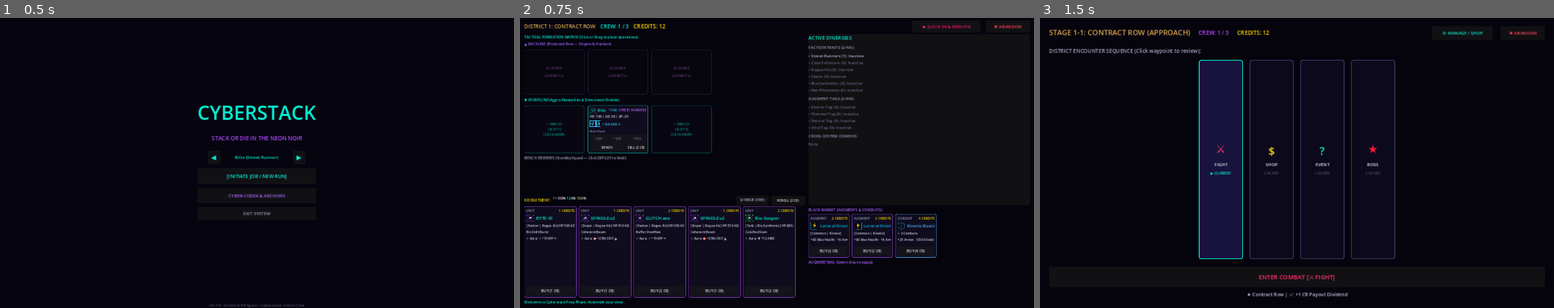
Above: before the commit, frames 1-3 (left to right).
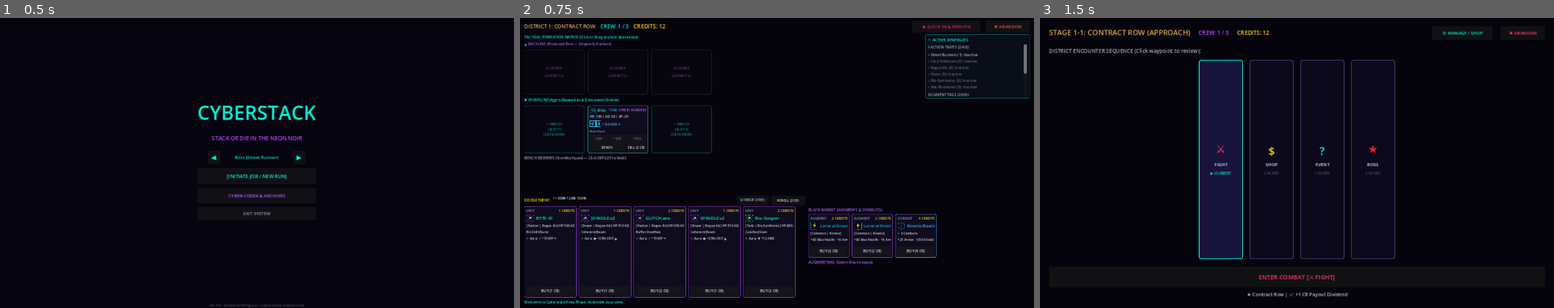
Above: after the commit, the same moments.

Repository: TheStickface/Cyberstack
Game: Godot game, scene res://src/ui/screens/Main.tscn
Same seed, same stepped clock (60 frames per second), same inputs: the game is played once before the commit and once after it.
Inputs:
- Up to frame 1 (0.5 s): no input
- Up to frame 2 (0.75 s): click "[INITIATE JOB / NEW RUN]" at 0.5 s
- Up to frame 3 (1.5 s): click "▶ [LOCK IN & DEPLOY]" at 1.25 s

Frame 1 is identical in both runs. In frame 2, 1.8% of the frame differs, in the area x 56-100%, y 5-44%; in frame 3, nothing differs.

Commit message:
fix(ui): reduce active synergy tracker into compact scrollable upper-right window

Diff:
--- a/src/ui/components/SynergyTrackerHUD.gd
+++ b/src/ui/components/SynergyTrackerHUD.gd
@@ -7,16 +7,20 @@
 const SynergyTooltipScript = preload("res://src/ui/components/SynergyTooltip.gd")
 const DataRepoScript = preload("res://src/systems/DataRepository.gd")
 
-@onready var faction_list: VBoxContainer = $VBox/FactionList
-@onready var tag_list: VBoxContainer = $VBox/TagList
-@onready var combo_list: VBoxContainer = $VBox/ComboList
+@onready var faction_list: VBoxContainer = _find_list("FactionList")
+@onready var tag_list: VBoxContainer = _find_list("TagList")
+@onready var combo_list: VBoxContainer = _find_list("ComboList")
 
 var repo: Object = null
+
+func _find_list(node_name: String) -> VBoxContainer:
+	var node = find_child(node_name, true, false)
+	return node as VBoxContainer
 
 func _get_repo() -> Object:
 	if repo != null:
 		return repo
-	if get_node_or_null("/root/GameManager") and get_node("/root/GameManager").active_run_manager:
+	if is_inside_tree() and get_node_or_null("/root/GameManager") and get_node("/root/GameManager").active_run_manager:
 		var rm = get_node("/root/GameManager").active_run_manager
 		if rm._repo:
 			repo = rm._repo
@@ -32,10 +36,11 @@
 	_update_combos(report)
 
 func _update_factions(report: SynergyReport) -> void:
-	if not faction_list:
+	var target_list = faction_list if faction_list else _find_list("FactionList")
+	if not target_list:
 		return
 
-	for child in faction_list.get_children():
+	for child in target_list.get_children():
 		child.queue_free()
 
 	var r = _get_repo()
@@ -58,13 +63,14 @@
 		var color = Color(0, 0.95, 0.83) if is_active else (Color(0.7, 0.7, 0.8) if count > 0 else Color(0.4, 0.4, 0.5))
 
 		var item = SynergyHUDItem.new(display_text, "faction", fac_res, count, color)
-		faction_list.add_child(item)
+		target_list.add_child(item)
 
 func _update_tags(report: SynergyReport) -> void:
-	if not tag_list:
+	var target_list = tag_list if tag_list else _find_list("TagList")
+	if not target_list:
 		return
 
-	for child in tag_list.get_children():
+	for child in target_list.get_children():
 		child.queue_free()
 
 	var r = _get_repo()
@@ -85,13 +91,14 @@
 		var color = Color(0.7, 0.3, 1.0) if is_active else (Color(0.7, 0.7, 0.8) if count > 0 else Color(0.4, 0.4, 0.5))
 
 		var item = SynergyHUDItem.new(display_text, "tag", tag_res, count, color)
-		tag_list.add_child(item)
+		target_list.add_child(item)
 
 func _update_combos(report: SynergyReport) -> void:
-	if not combo_list:
+	var target_list = combo_list if combo_list else _find_list("ComboList")
+	if not target_list:
 		return
 
-	for child in combo_list.get_children():
+	for child in target_list.get_children():
 		child.queue_free()
 
 	if report == null or report.cross_system_bonuses.is_empty():
@@ -99,7 +106,7 @@
 		empty_lbl.text = "None"
 		empty_lbl.add_theme_font_size_override("font_size", 9)
 		empty_lbl.add_theme_color_override("font_color", Color(0.4, 0.4, 0.5))
-		combo_list.add_child(empty_lbl)
+		target_list.add_child(empty_lbl)
 		return
 
 	for combo in report.cross_system_bonuses:
@@ -107,9 +114,9 @@
 		lbl.text = "★ %s" % combo.name
 		lbl.tooltip_text = "[%s]\n%s" % [combo.name, combo.description]
 		lbl.mouse_filter = Control.MOUSE_FILTER_PASS
-		lbl.add_theme_font_size_override("font_size", 10)
+		lbl.add_theme_font_size_override("font_size", 9)
 		lbl.add_theme_color_override("font_color", Color(1, 0.2, 0.5))
-		combo_list.add_child(lbl)
+		target_list.add_child(lbl)
 
 class SynergyHUDItem extends Label:
 	var item_type: String = ""
@@ -123,7 +130,7 @@
 		current_count = p_count
 		mouse_filter = Control.MOUSE_FILTER_PASS
 		tooltip_text = "synergy_details"
-		add_theme_font_size_override("font_size", 10)
+		add_theme_font_size_override("font_size", 9)
 		add_theme_color_override("font_color", p_color)
 
 	func _make_custom_tooltip(_for_text: String) -> Object:
--- a/src/ui/components/SynergyTrackerHUD.tscn
+++ b/src/ui/components/SynergyTrackerHUD.tscn
@@ -1,50 +1,83 @@
-[gd_scene load_steps=2 format=3]
+[gd_scene load_steps=3 format=3]
 
 [ext_resource type="Script" path="res://src/ui/components/SynergyTrackerHUD.gd" id="1_hud"]
 
+[sub_resource type="StyleBoxFlat" id="StyleBoxFlat_synergy"]
+bg_color = Color(0.04, 0.06, 0.1, 0.88)
+border_width_left = 1
+border_width_top = 1
+border_width_right = 1
+border_width_bottom = 1
+border_color = Color(0, 0.95, 0.83, 0.35)
+corner_radius_top_left = 4
+corner_radius_top_right = 4
+corner_radius_bottom_right = 4
+corner_radius_bottom_left = 4
+
 [node name="SynergyTrackerHUD" type="PanelContainer"]
-custom_minimum_size = Vector2(200, 300)
-offset_right = 200.0
-offset_bottom = 300.0
+custom_minimum_size = Vector2(260, 160)
+offset_right = 260.0
+offset_bottom = 160.0
 mouse_filter = 0
+theme_override_styles/panel = SubResource("StyleBoxFlat_synergy")
 script = ExtResource("1_hud")
 
-[node name="VBox" type="VBoxContainer" parent="."]
+[node name="Margin" type="MarginContainer" parent="."]
 layout_mode = 2
-theme_override_constants/separation = 6
+theme_override_constants/margin_left = 6
+theme_override_constants/margin_top = 5
+theme_override_constants/margin_right = 6
+theme_override_constants/margin_bottom = 5
 
-[node name="Header" type="Label" parent="VBox"]
+[node name="VBox" type="VBoxContainer" parent="Margin"]
+layout_mode = 2
+theme_override_constants/separation = 4
+
+[node name="Header" type="Label" parent="Margin/VBox"]
 layout_mode = 2
 theme_override_colors/font_color = Color(0, 0.95, 0.83, 1)
-theme_override_font_sizes/font_size = 12
-text = "ACTIVE SYNERGIES"
+theme_override_font_sizes/font_size = 10
+text = "⚡ ACTIVE SYNERGIES"
 
-[node name="FactionHeader" type="Label" parent="VBox"]
+[node name="SynergyScroll" type="ScrollContainer" parent="Margin/VBox"]
 layout_mode = 2
-theme_override_colors/font_color = Color(0.6, 0.6, 0.7, 1)
-theme_override_font_sizes/font_size = 10
+size_flags_vertical = 3
+mouse_filter = 1
+horizontal_scroll_mode = 0
+vertical_scroll_mode = 1
+
+[node name="ScrollContent" type="VBoxContainer" parent="Margin/VBox/SynergyScroll"]
+layout_mode = 2
+size_flags_horizontal = 3
+size_flags_vertical = 3
+theme_override_constants/separation = 4
+
+[node name="FactionHeader" type="Label" parent="Margin/VBox/SynergyScroll/ScrollContent"]
+layout_mode = 2
+theme_override_colors/font_color = Color(0.65, 0.65, 0.75, 1)
+theme_override_font_sizes/font_size = 9
 text = "FACTION TRAITS (2/4/6):"
 
-[node name="FactionList" type="VBoxContainer" parent="VBox"]
+[node name="FactionList" type="VBoxContainer" parent="Margin/VBox/SynergyScroll/ScrollContent"]
 layout_mode = 2
-theme_override_constants/separation = 2
+theme_override_constants/separation = 1
 
-[node name="TagHeader" type="Label" parent="VBox"]
+[node name="TagHeader" type="Label" parent="Margin/VBox/SynergyScroll/ScrollContent"]
 layout_mode = 2
-theme_override_colors/font_color = Color(0.6, 0.6, 0.7, 1)
-theme_override_font_sizes/font_size = 10
+theme_override_colors/font_color = Color(0.65, 0.65, 0.75, 1)
+theme_override_font_sizes/font_size = 9
 text = "AUGMENT TAGS (2/4/6):"
 
-[node name="TagList" type="VBoxContainer" parent="VBox"]
+[node name="TagList" type="VBoxContainer" parent="Margin/VBox/SynergyScroll/ScrollContent"]
 layout_mode = 2
-theme_override_constants/separation = 2
+theme_override_constants/separation = 1
 
-[node name="ComboHeader" type="Label" parent="VBox"]
+[node name="ComboHeader" type="Label" parent="Margin/VBox/SynergyScroll/ScrollContent"]
 layout_mode = 2
-theme_override_colors/font_color = Color(0.6, 0.6, 0.7, 1)
-theme_override_font_sizes/font_size = 10
+theme_override_colors/font_color = Color(0.65, 0.65, 0.75, 1)
+theme_override_font_sizes/font_size = 9
 text = "CROSS-SYSTEM COMBOS:"
 
-[node name="ComboList" type="VBoxContainer" parent="VBox"]
+[node name="ComboList" type="VBoxContainer" parent="Margin/VBox/SynergyScroll/ScrollContent"]
 layout_mode = 2
-theme_override_constants/separation = 2
+theme_override_constants/separation = 1
--- a/src/ui/screens/PrepScreen.tscn
+++ b/src/ui/screens/PrepScreen.tscn
@@ -187,6 +187,10 @@
 
 [node name="SynergyTrackerHUD" parent="Margin/VBox/MainBody/Sidebar" instance=ExtResource("2_hud")]
 layout_mode = 2
+size_flags_horizontal = 8
+
+[node name="SidebarSpacer" type="Control" parent="Margin/VBox/MainBody/Sidebar"]
+layout_mode = 2
 size_flags_vertical = 3
 
 [node name="AugmentShop" type="VBoxContainer" parent="Margin/VBox/MainBody/Sidebar"]
--- a/tests/test_ui_dimensions.gd
+++ b/tests/test_ui_dimensions.gd
@@ -70,5 +70,38 @@
 		prep.queue_free()
 		return {"passed": false, "message": "PrepScreen missing root VBox", "assertions": 2}
 
+	var synergy_hud = prep.get_node_or_null("Margin/VBox/MainBody/Sidebar/SynergyTrackerHUD")
+	if synergy_hud == null:
+		prep.queue_free()
+		return {"passed": false, "message": "PrepScreen missing SynergyTrackerHUD", "assertions": 3}
+	if synergy_hud.size_flags_horizontal != Control.SIZE_SHRINK_END:
+		prep.queue_free()
+		return {"passed": false, "message": "SynergyTrackerHUD should have SIZE_SHRINK_END (8) for upper-right anchoring", "assertions": 4}
+
 	prep.queue_free()
-	return {"passed": true, "assertions": 3}
+	return {"passed": true, "assertions": 4}
+
+func test_synergy_tracker_hud_dimensions_and_scroll() -> Dictionary:
+	var hud_scene = preload("res://src/ui/components/SynergyTrackerHUD.tscn")
+	var hud = hud_scene.instantiate()
+	if hud == null:
+		return {"passed": false, "message": "Failed to instantiate SynergyTrackerHUD", "assertions": 1}
+
+	var scroll: ScrollContainer = hud.find_child("SynergyScroll", true, false)
+	if scroll == null:
+		hud.queue_free()
+		return {"passed": false, "message": "SynergyTrackerHUD missing SynergyScroll ScrollContainer", "assertions": 2}
+
+	if hud.custom_minimum_size.x > 280 or hud.custom_minimum_size.y > 180:
+		hud.queue_free()
+		return {"passed": false, "message": "SynergyTrackerHUD exceeds sensible window dimensions: %s" % str(hud.custom_minimum_size), "assertions": 3}
+
+	var report = SynergyReport.new()
+	hud.update_synergies(report)
+	var faction_list: VBoxContainer = hud.find_child("FactionList", true, false)
+	if faction_list == null or faction_list.get_child_count() == 0:
+		hud.queue_free()
+		return {"passed": false, "message": "SynergyTrackerHUD failed to populate faction list inside scroll container", "assertions": 4}
+
+	hud.queue_free()
+	return {"passed": true, "assertions": 5}
